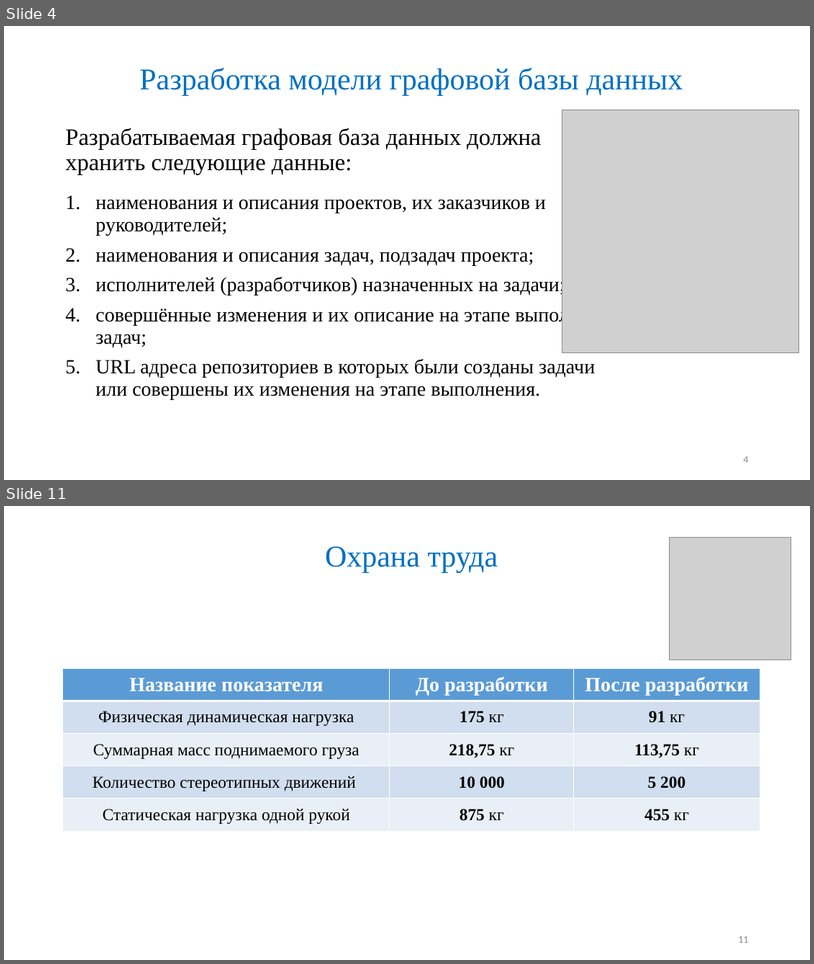
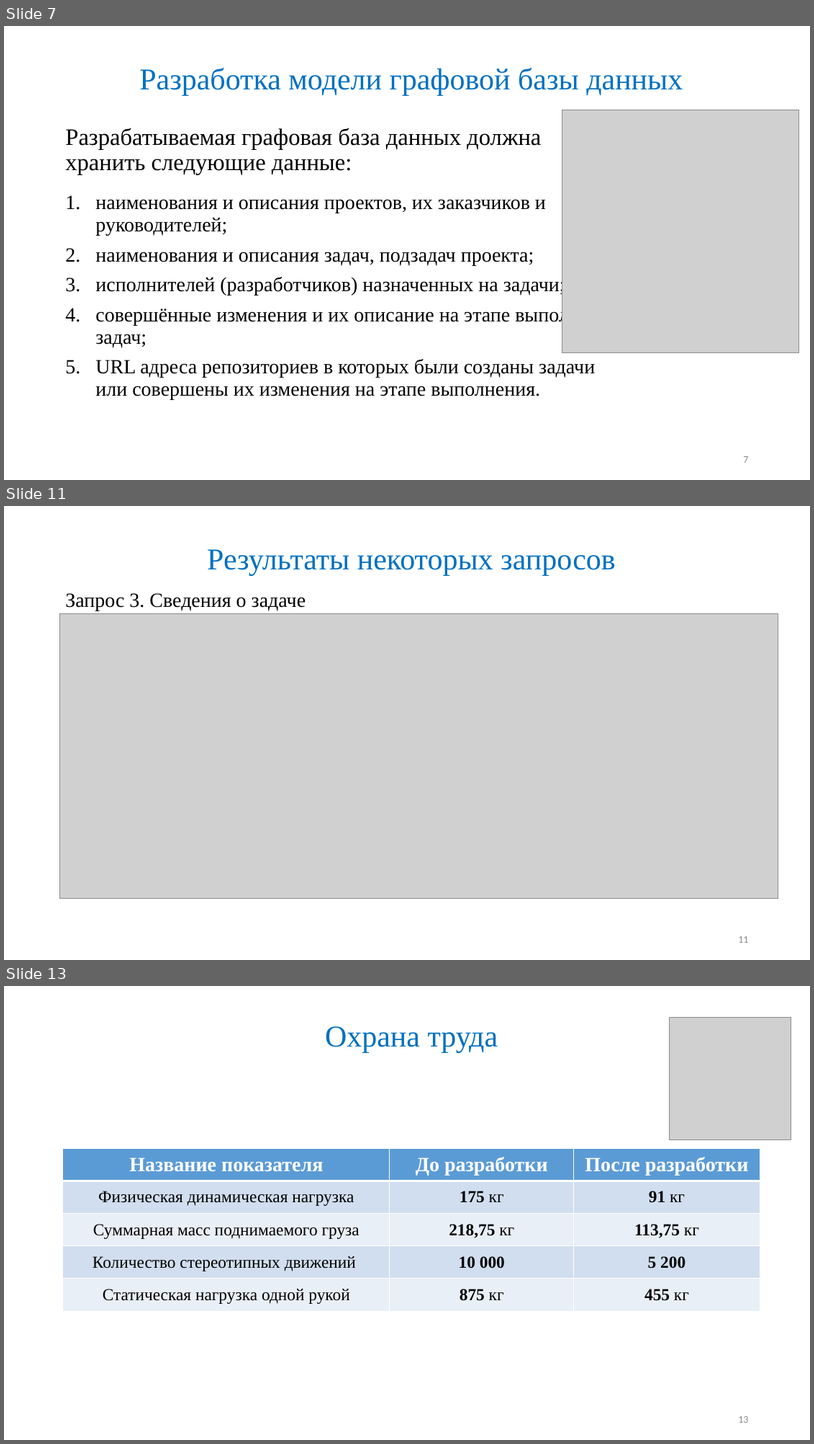
Before and after one commit to Maglus/-2017, a slide deck: Презентация ВКР2017.pptx. Shown one above the other, each under a label of ours: slides 4 and 11 before the commit, slides 7, 11 and 13 after it; the slides between them are not shown. The pictures are 814x964 and 814x1444 pixels, drawn with LibreOffice and Linux fonts; fonts in the diff are those of the drawing; grey boxes stand for pictures. Boxes give left, top, right and bottom in pixels: in the first picture for what was removed or moved away, otherwise in the second. Text is boxed around its words. In the diff, an @@ line names an element or a change of style, - is before the commit and + after.

```diff
--- a/Презентация ВКР2017.pptx
+++ b/Презентация ВКР2017.pptx
@@ slide 11 added at (4,506,810,960), background #FFFFFF @@
@@ title added at (207,549,616,575), 36 pt, text #0070C0 @@
+Результаты некоторых запросов
@@ picture added at (59,613,779,898) @@
@@ text added at (65,593,306,611), 24 pt, text #000000 @@
+Запрос 3. Сведения о задаче
@@ page number added at (738,936,748,942), 12 pt, text #8C8C8C @@
+11
@@ what was slide 4 is now slide 7 @@
@@ page number at (743,456,748,462): text changed @@
-4
+7
@@ what was slide 11 is now slide 13 @@
@@ page number at (738,1416,748,1422): text changed @@
-11
+13
```
Also in this commit, not shown: 3 slides changed, 1 other slide added.
